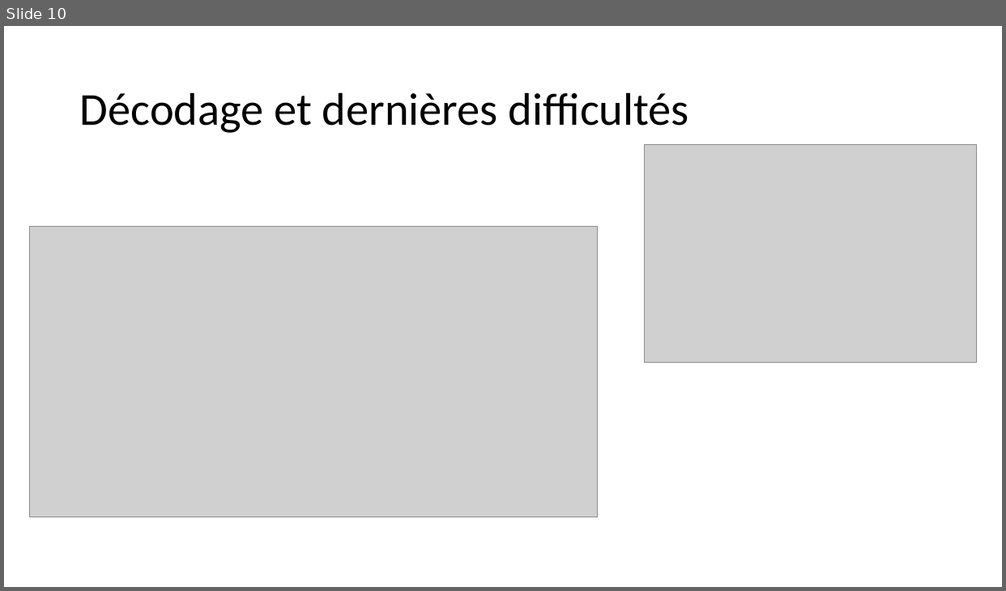
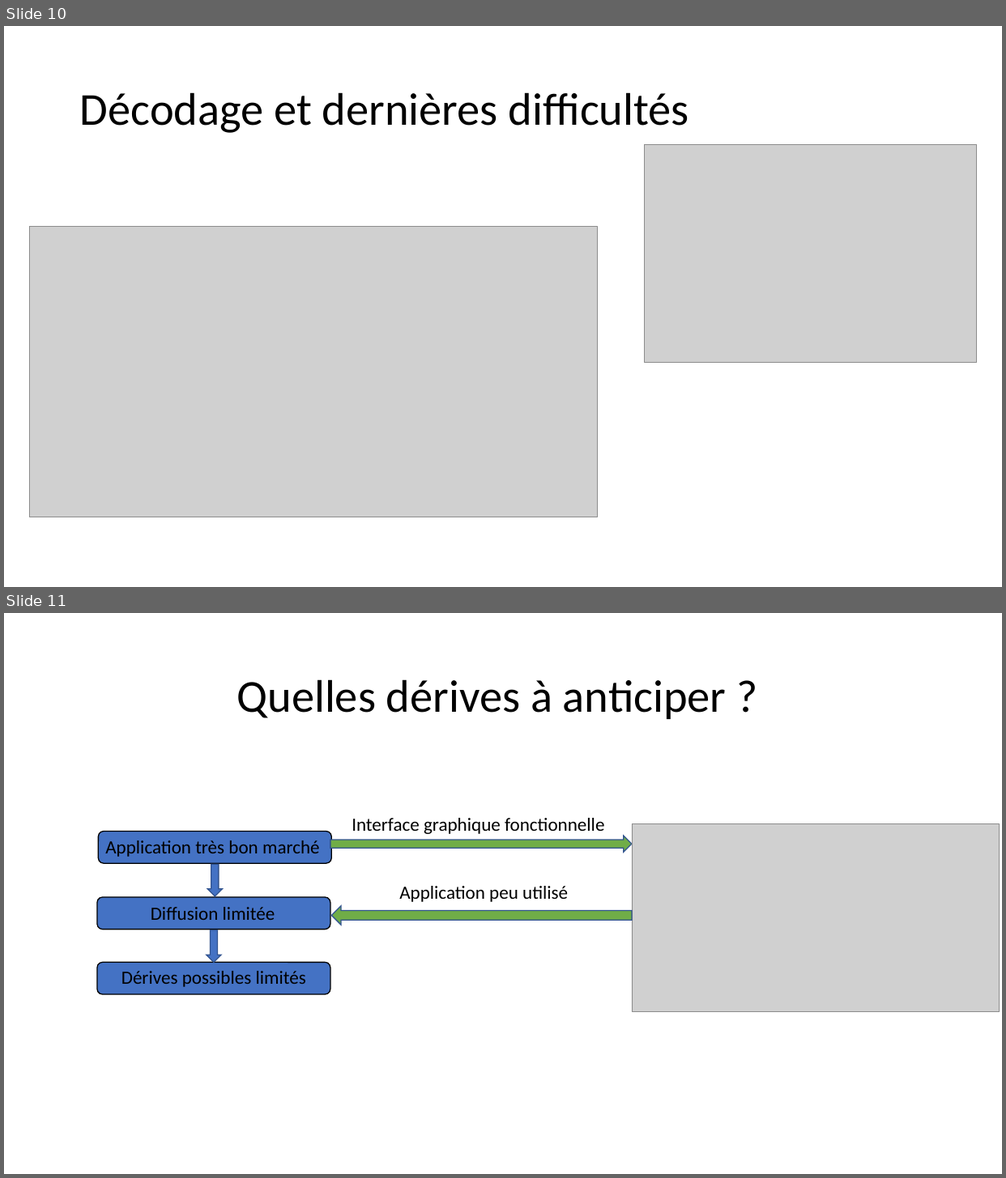
Before and after one commit to gmetras2001/EAN13-Barcode-Reader, a slide deck: Notre rapport/diapo code-barres.pptx. Shown one above the other, each under a label of ours: slide 10 before the commit, slides 10 and 11 after it. The pictures are 1006x591 and 1006x1178 pixels, drawn with LibreOffice and Linux fonts; fonts in the diff are those of the drawing; grey boxes stand for pictures. Boxes give left, top, right and bottom in pixels: in the first picture for what was removed or moved away, otherwise in the second. Text is boxed around its words. In the diff, an @@ line names an element or a change of style, - is before the commit and + after.

```diff
--- a/Notre rapport/diapo code-barres.pptx
+++ b/Notre rapport/diapo code-barres.pptx
@@ slide 11 added at (4, 613, 1002, 1174), background #FFFFFF @@
@@ title added at (236, 679, 727, 719), 44 pt, text #000000 @@
+Quelles dérives à anticiper ?
@@ text added at (351, 818, 604, 834), 18 pt, text #000000 @@
+Interface graphique fonctionnelle
@@ picture added at (632, 824, 999, 1012) @@
@@ rounded rectangle added at (98, 832, 332, 864), fill #4472C4, outline #000000 1 pt @@
@@ text added at (105, 841, 320, 857), 18 pt, text #000000 @@
+Application très bon marché
@@ down arrow added at (330, 836, 632, 852), fill #70AD47, outline #325491 1 pt @@
@@ down arrow added at (207, 865, 223, 897), fill #4472C4, outline #325491 1 pt @@
@@ rounded rectangle added at (97, 897, 330, 930), fill #4472C4, outline #000000 1 pt @@
@@ text added at (399, 886, 568, 902), 18 pt, text #000000 @@
+Application peu utilisé
@@ text added at (151, 907, 275, 920), 18 pt, text #000000 @@
+Diffusion limitée
@@ down arrow added at (332, 906, 632, 925), fill #70AD47, outline #325491 1 pt @@
@@ down arrow added at (206, 931, 221, 963), fill #4472C4, outline #325491 1 pt @@
@@ rounded rectangle added at (97, 963, 330, 995), fill #4472C4, outline #000000 1 pt @@
@@ text added at (121, 971, 306, 987), 18 pt, text #000000 @@
+Dérives possibles limités
```
Also in this commit, not shown: 1 other slide added.
